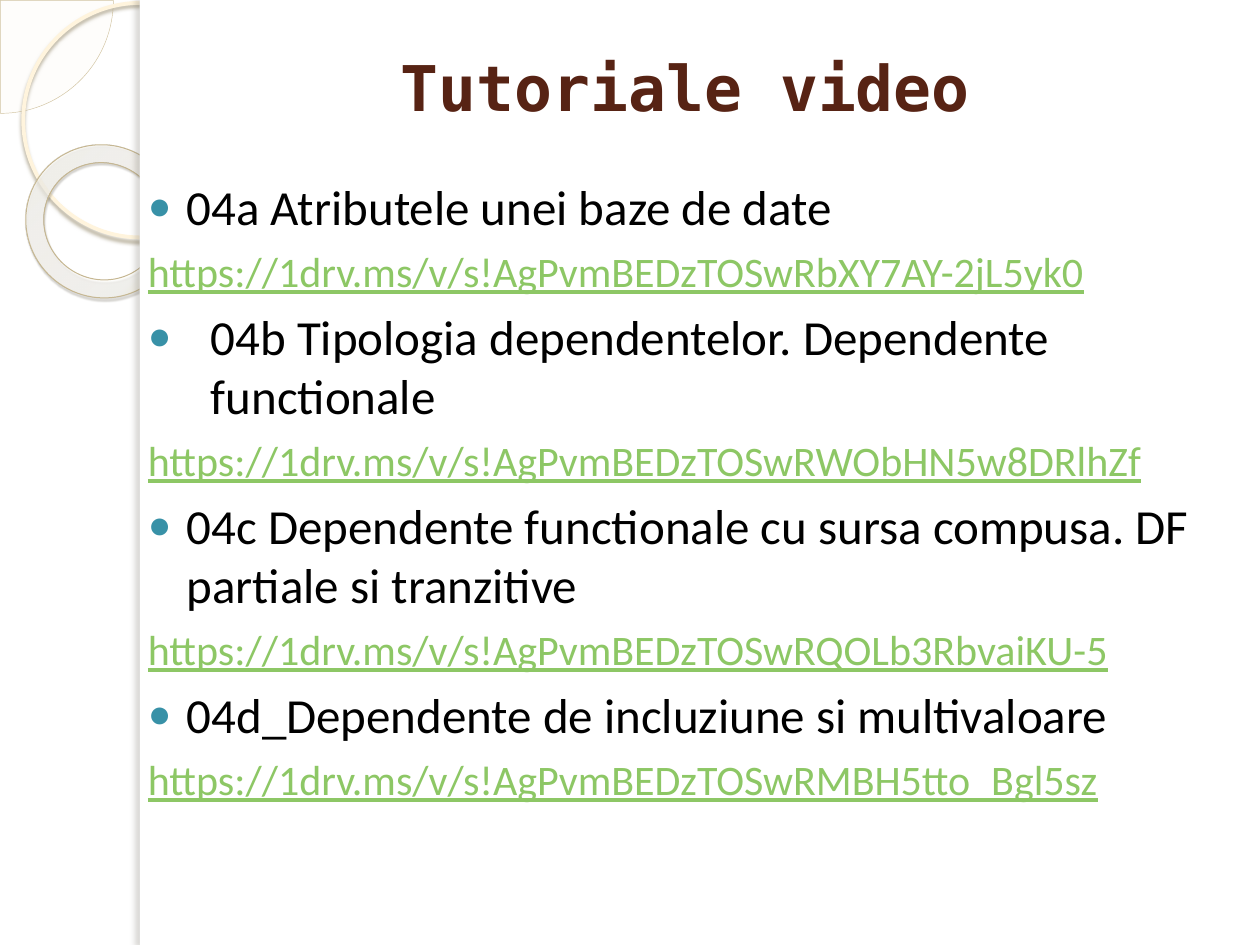
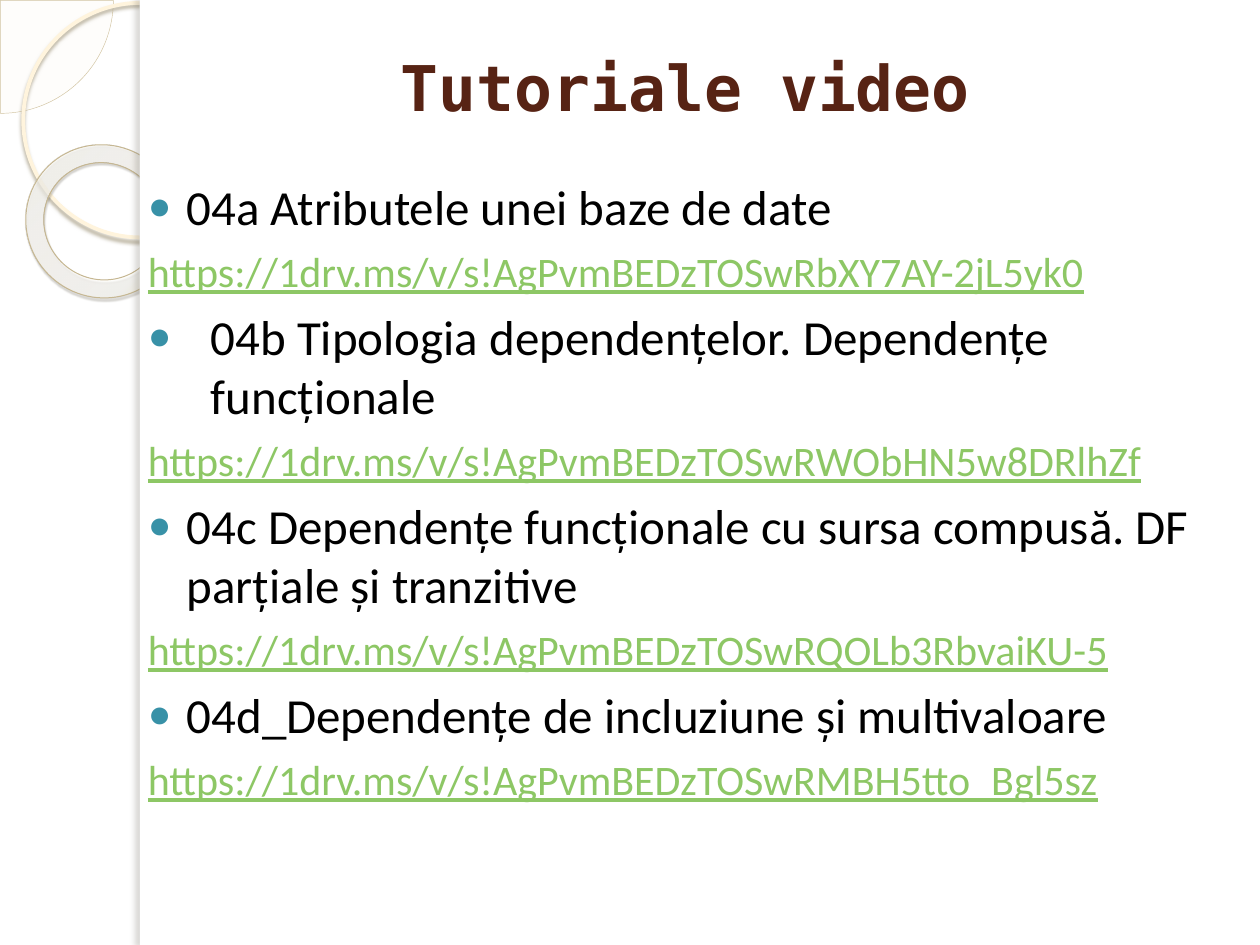
Before and after one commit to marinfotache/Baze-de-date-I, a slide deck: slide 2 of 03_Proiectarea BD prin normalizare/03b_Atribute_Dependente_intre_atribute.pptx. Drawn at 1260x945 pixels with LibreOffice and Linux fonts; fonts in the diff are those of the drawing; background and template pictures are left out. Boxes give left, top, right and bottom in pixels: in the first picture for what was removed or moved away, otherwise in the second. Text is boxed around its words. In the diff, an @@ line names an element or a change of style, - is before the commit and + after.

```diff
--- a/03_Proiectarea BD prin normalizare/03b_Atribute_Dependente_intre_atribute.pptx
+++ b/03_Proiectarea BD prin normalizare/03b_Atribute_Dependente_intre_atribute.pptx
@@ text at (211,321,1049,423): text changed @@
-● 04b Tipologia dependentelor. Dependente functionale
+● 04b Tipologia dependențelor. Dependențe funcționale
@@ text at (187,510,1189,612): text changed @@
-● 04c Dependente functionale cu sursa compusa. DF partiale si tranzitive
+● 04c Dependențe funcționale cu sursa compusă. DF parțiale și tranzitive
@@ text at (187,699,1107,742): text changed @@
-● 04d_Dependente de incluziune si multivaloare
+● 04d_Dependențe de incluziune și multivaloare
```
Also in this commit, not shown: 2 other slides changed.
